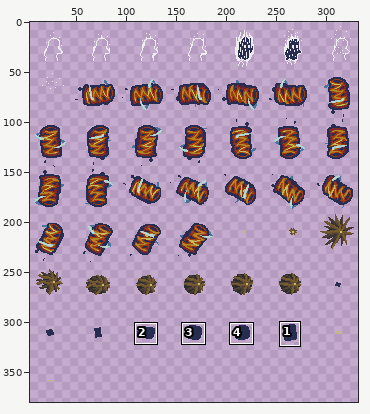
One commit to this sprite sheet: tomcarter project/Assets/Sprites/Animations/Prototipo/Sheets/Prototipo Sfx.png. Above, an overview of the earlier version with the close-up marked.
Close-up. Before the commit:
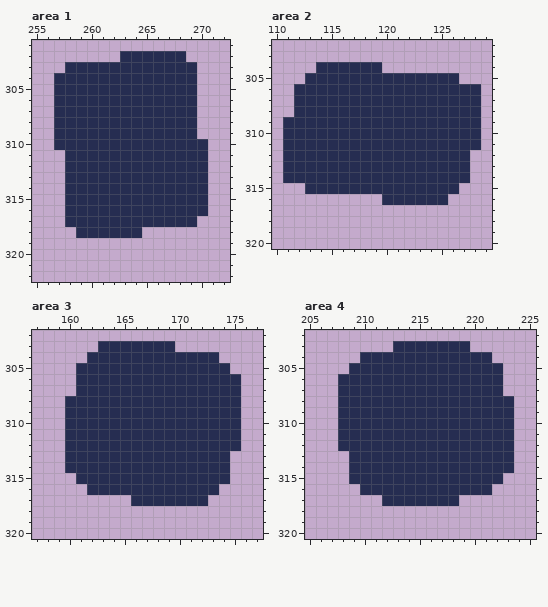
The file is 336x384 pixels. Shown: area 1: x 255..272, y 301..322; area 2: x 110..129, y 302..320; area 3: x 157..177, y 302..320; area 4: x 205..225, y 302..320. The wide view leaves out empty margins. The commit also changed other parts of the picture, which this record leaves out.
New version:
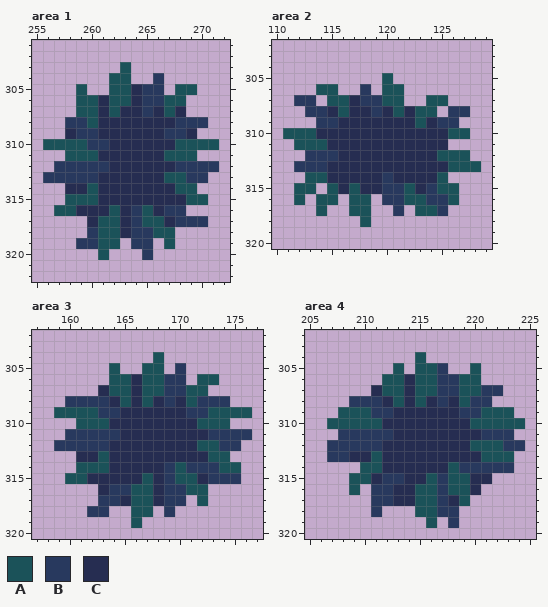
Palette (. is transparent): A #1b5259  B #28395e  C #262d51
Diff:
Area 1:
y 302: x 263..268 CCCCCC -> ......
y 303: x 258..269 CCCCCCCCCCCC -> .....A......
y 304: x 257..269 CCCCCCCCCCCCC -> .....AA..B...
y 305: x 257..263 CCCCCCC -> ..A..AA; x 265..269 CCCCC -> BB.AA
y 306: x 257..260 CCCC -> ..AA; x 262..263 CC -> AA; x 265..269 CCCCC -> BBAA.
y 307: x 257..260 CCCC -> ..AA; x 262 C -> A; x 265 C -> B; x 267 C -> A; x 269 C -> .
y 308: x 257..260 CCCC -> .BBA; x 268..270 CC. -> BBB
y 309: x 257 C -> .; x 259..260 CC -> BB; x 267..268 CC -> BB
y 310: x 256..261 .CCCCC -> AAAABB; x 268..271 CCC. -> AAAA
y 311: x 258..260 CCC -> AAA; x 267..270 CCCC -> AAA.
y 312: x 257..261 .CCCC -> BBBBB; x 268..271 CCC. -> BBBB
y 313: x 256..260 ..CCC -> BBBBB; x 267..270 CCCC -> AABB
y 314: x 260 C -> A; x 268..270 CCC -> AA.
y 315: x 258..260 CCC -> AAA; x 269..270 CC -> AA
y 316: x 257..258 .C -> AA; x 262 C -> A; x 264..265 CC -> BA; x 267..270 CCCC -> BB..
y 317: x 258..259 CC -> ..; x 261..262 CC -> AA; x 264..266 CCC -> BAA; x 268..270 CC. -> BBB
y 318: x 259..262 CCCC -> .BAA; x 264..267 C... -> BBAA
y 319: x 259..262 .... -> BBAA; x 264..265 .. -> BB; x 267 . -> A
y 320: x 261 . -> A; x 265 . -> B
Area 2:
y 304: x 114..119 CCCCCC -> ......
y 305: x 113..126 CCCCCCCCCCCCCC -> .......A......
y 306: x 112..128 CCCCCCCCCCCCCCCCC -> ..AA..B.AA.......
y 307: x 112..116 CCCCC -> BB.AA; x 118..128 CCCCCCCCCCC -> BBAA..AA...
y 308: x 112..114 CCC -> .BB; x 116 C -> A; x 119 C -> B; x 121 C -> A; x 123..128 CCCCCC -> AA.BB.
y 309: x 111..115 CCCCC -> ...BB; x 123 C -> A; x 125..128 CCCC -> BB..
y 310: x 111..113 CCC -> AAA; x 126..128 CCC -> AA.
y 311: x 111..114 CCCC -> .AAA; x 126..128 CCC -> ...
y 312: x 111..115 CCCCC -> ..BBB; x 125..127 CCC -> AAA
y 313: x 111..114 CCCC -> .BBB; x 126..128 CC. -> AAA
y 314: x 111..114 CCCC -> ..AA; x 120 C -> B; x 125..127 CCC -> A..
y 315: x 112..115 .CCC -> AA.A; x 117 C -> A; x 120..122 CCC -> BBA; x 124..126 CCC -> BAA
y 316: x 112 . -> A; x 114..115 .. -> AA; x 117..118 .. -> AA; x 120..126 CCCCCC. -> BBAABBA
y 317: x 114 . -> A; x 117..118 .. -> AA; x 121 . -> B; x 123..125 ... -> AAB
y 318: x 118 . -> A
Area 3:
y 303: x 163..169 CCCCCCC -> .......
y 304: x 162..173 CCCCCCCCCCCC -> ......A.....
y 305: x 161..174 CCCCCCCCCCCCCC -> ...A..AA.B....
y 306: x 161..165 CCCCC -> ...AA; x 167..175 CCCCCCCCC -> AABB.AA..
y 307: x 161..162 CC -> ..; x 164..165 CC -> AA; x 167..175 CCCCCCCCC -> AABBAA...
y 308: x 160..163 CCCC -> BBBB; x 165 C -> A; x 167 C -> A; x 169 C -> B; x 171..175 CCCCC -> ABBB.
y 309: x 159..164 .CCCCC -> AAAABB; x 171..176 CCCCC. -> BBAAAA
y 310: x 160..163 CCCC -> .AAA; x 172..175 CCCC -> AAA.
y 311: x 160..164 CCCCC -> BBBBB; x 173..176 CCC. -> BBBB
y 312: x 159..163 .CCCC -> BBBBB; x 172..175 CCCC -> AABB
y 313: x 160 C -> .; x 163 C -> A; x 173..174 CC -> AA
y 314: x 160..163 CCCC -> .AAA; x 169..175 CCCCCC. -> BABBBAA
y 315: x 160..161 .C -> AA; x 167 C -> A; x 169..171 CCC -> BAA; x 173..175 CC. -> BBB
y 316: x 162 C -> .; x 164..167 CCCC -> BBAA; x 169..173 CCCCC -> BBAA.
y 317: x 163..167 ...CC -> BBCAA; x 169..172 CCCC -> BB.A
y 318: x 162..163 .. -> BB; x 166..167 .. -> AA; x 169 . -> B
y 319: x 166 . -> A
Area 4:
y 303: x 213..219 CCCCCCC -> .......
y 304: x 210..221 CCCCCCCCCCCC -> .....A......
y 305: x 209..222 CCCCCCCCCCCCCC -> ....A.AAB..A..
y 306: x 208..213 CCCCCC -> ....AA; x 215..222 CCCCCCCC -> AABBAA..
y 307: x 208..210 CCC -> ...; x 212..213 CC -> AA; x 215..222 CCCCCCCC -> AABBAABB
y 308: x 208..211 CCCC -> .BBB; x 213 C -> A; x 215 C -> A; x 217 C -> B; x 219..223 CCCCC -> ABB..
y 309: x 208..212 CCCCC -> AAABB; x 219..223 CCCCC -> BBAAA
y 310: x 207..211 .CCCC -> AAAAA; x 220..224 CCCC. -> AAAAA
y 311: x 208..212 CCCCC -> BBBBB; x 221..223 CCC -> BBB
y 312: x 207..211 .CCCC -> BBBBB; x 220..224 CCCC. -> AAABB
y 313: x 207..208 .. -> BB; x 211 C -> A; x 221..223 CCC -> AAA
y 314: x 209..211 CCC -> .AA; x 218..223 CCCCCC -> ABBBBB
y 315: x 209..210 CC -> AA; x 212..213 CC -> BB; x 216..219 CCCC -> ABAA; x 222 C -> .
y 316: x 209..212 .CCC -> A.BB; x 215..219 CCCCC -> AABAA; x 221 C -> .
y 317: x 211..212 .C -> BB; x 215..217 CCC -> AAB; x 219 . -> A
y 318: x 211 . -> B; x 215..218 .... -> AABB
y 319: x 216 . -> A; x 218 . -> B
Boxes around the changes in both close-ups, in picture pixels (x1, y1, x2, y2):
changed: (43, 51, 219, 260)
changed: (283, 62, 481, 227)
changed: (54, 341, 252, 528)
changed: (327, 341, 525, 528)
